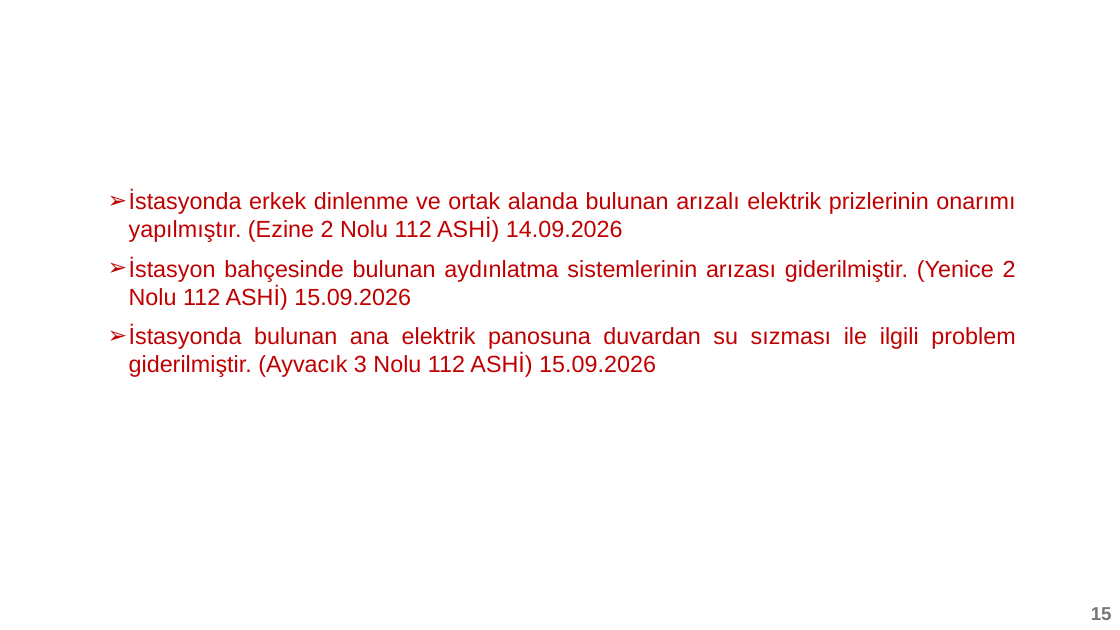
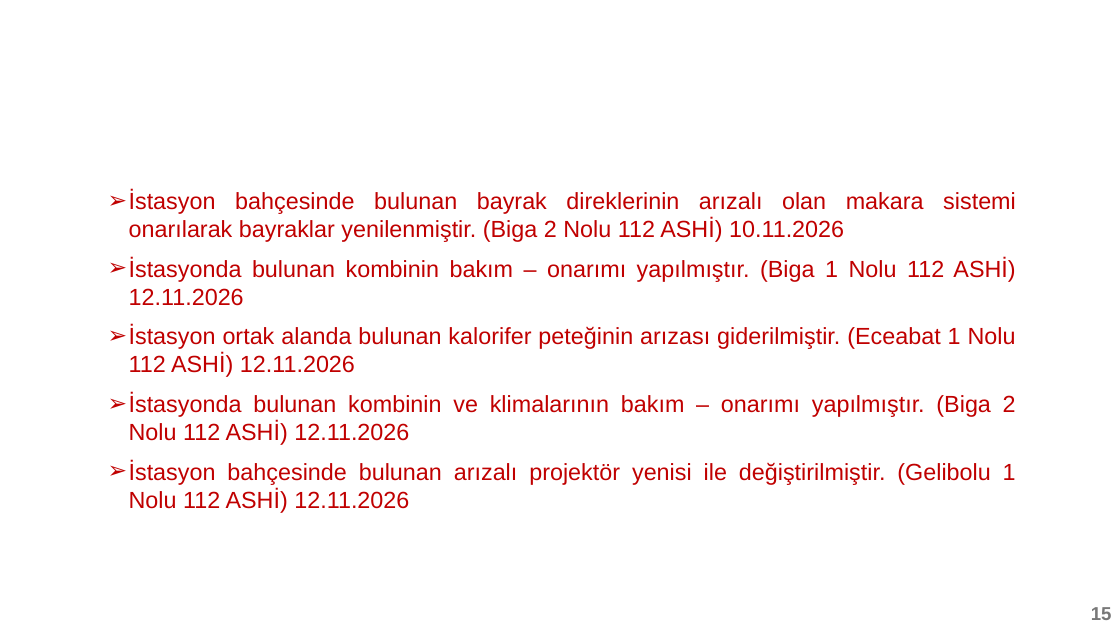
Before and after one commit to Canakkale112AcilSaglik/iasb, a slide deck: slide 15 of bulten-template.pptx. Drawn at 1120x630 pixels with LibreOffice and Linux fonts; fonts in the diff are those of the drawing; background and template pictures are left out. Boxes give left, top, right and bottom in pixels: in the first picture for what was removed or moved away, otherwise in the second. Text is boxed around its words. In the diff, an @@ line names an element or a change of style, - is before the commit and + after.

```diff
--- a/bulten-template.pptx
+++ b/bulten-template.pptx
@@ text at (129, 190, 1016, 513): text changed @@
-➢ İstasyonda erkek dinlenme ve ortak alanda bulunan arızalı elektrik prizlerinin onarımı yapılmıştır. (Ezine 2 Nolu 112 ASHİ) 14.09.2026
-➢ İstasyon bahçesinde bulunan aydınlatma sistemlerinin arızası giderilmiştir. (Yenice 2 Nolu 112 ASHİ) 15.09.2026
-➢ İstasyonda bulunan ana elektrik panosuna duvardan su sızması ile ilgili problem giderilmiştir. (Ayvacık 3 Nolu 112 ASHİ) 15.09.2026
+➢ İstasyon bahçesinde bulunan bayrak direklerinin arızalı olan makara sistemi onarılarak bayraklar yenilenmiştir. (Biga 2 Nolu 112 ASHİ) 10.11.2026
+➢ İstasyonda bulunan kombinin bakım – onarımı yapılmıştır. (Biga 1 Nolu 112 ASHİ) 12.11.2026
+➢ İstasyon ortak alanda bulunan kalorifer peteğinin arızası giderilmiştir. (Eceabat 1 Nolu 112 ASHİ) 12.11.2026
+➢ İstasyonda bulunan kombinin ve klimalarının bakım – onarımı yapılmıştır. (Biga 2 Nolu 112 ASHİ) 12.11.2026
+➢ İstasyon bahçesinde bulunan arızalı projektör yenisi ile değiştirilmiştir. (Gelibolu 1 Nolu 112 ASHİ) 12.11.2026
```
Also in this commit, not shown: 11 other slides changed, 1 other file.
